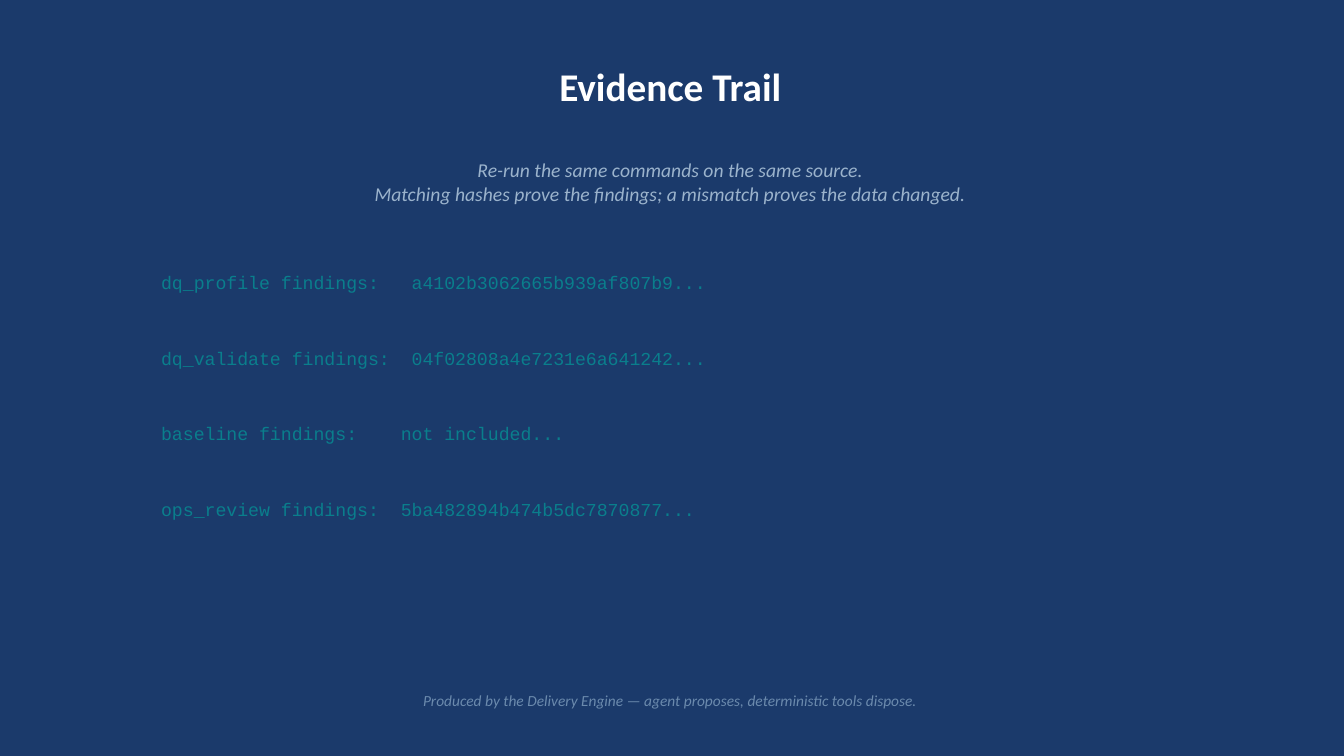
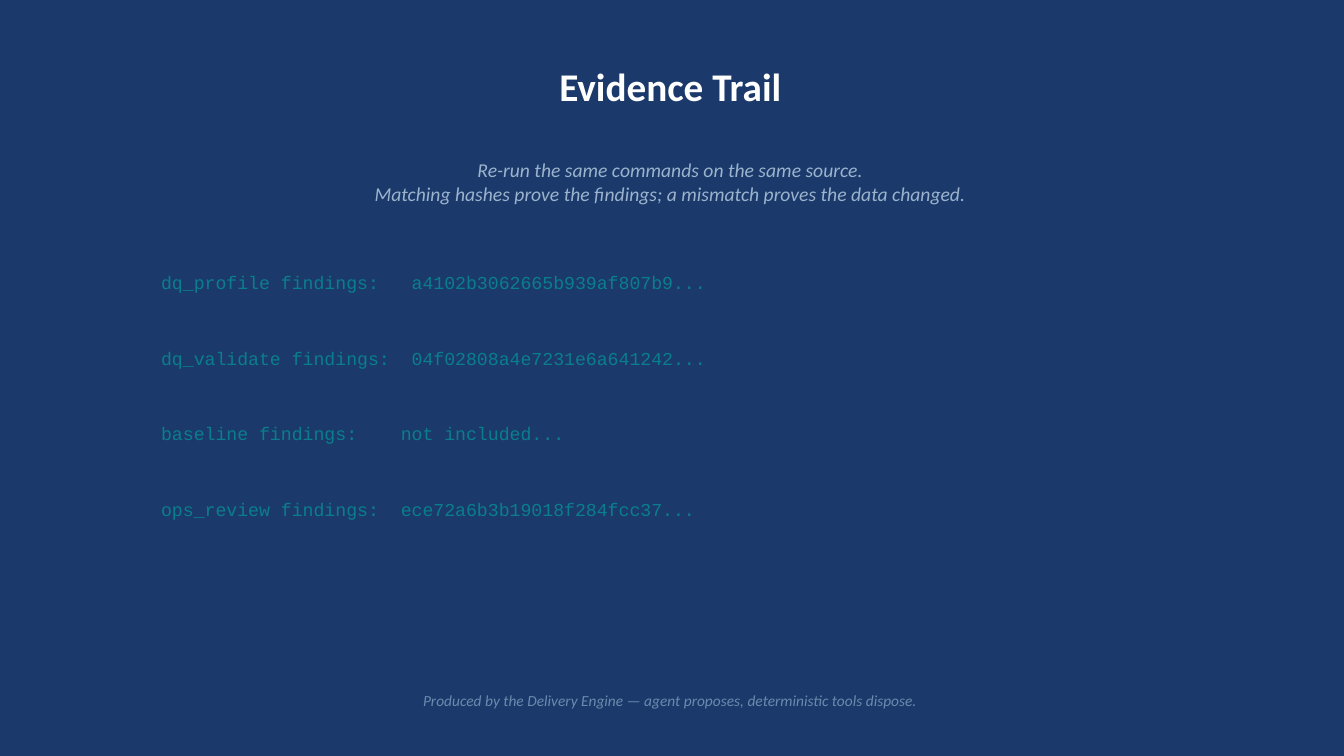
Before and after one commit to MohdSaifHussain/delivery-engine, a slide deck: slide 6 of examples/transaction_monitoring/output/final/delivery_package.pptx. Drawn at 1344x756 pixels with LibreOffice and Linux fonts; fonts in the diff are those of the drawing. Boxes give left, top, right and bottom in pixels: in the first picture for what was removed or moved away, otherwise in the second. Text is boxed around its words. In the diff, an @@ line names an element or a change of style, - is before the commit and + after.

```diff
--- a/examples/transaction_monitoring/output/final/delivery_package.pptx
+++ b/examples/transaction_monitoring/output/final/delivery_package.pptx
@@ text at [161,503,695,520]: text changed @@
-ops_review findings: 5ba482894b474b5dc7870877...
+ops_review findings: ece72a6b3b19018f284fcc37...
```
Also in this commit, not shown: 33 other files.
